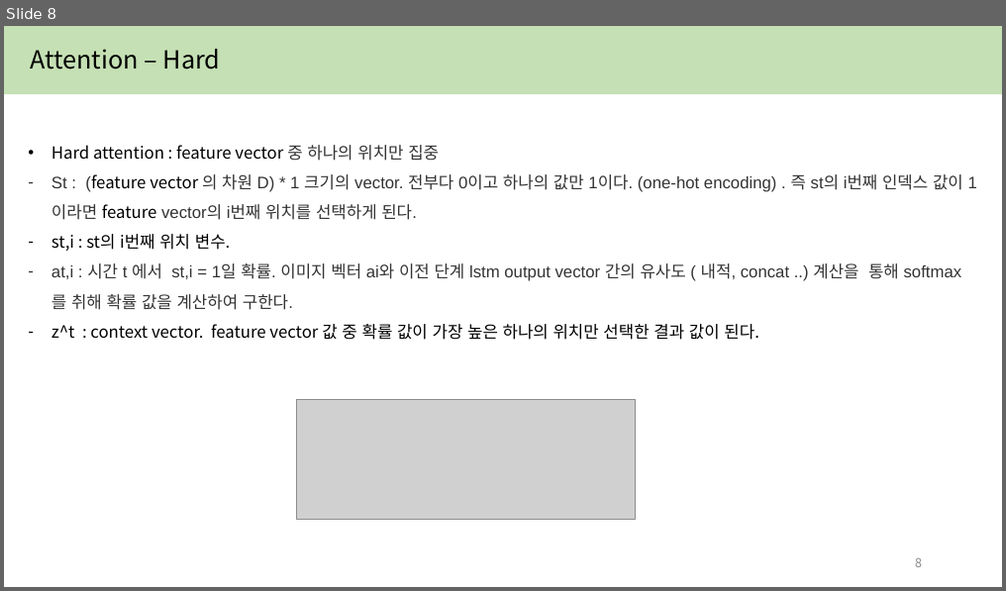
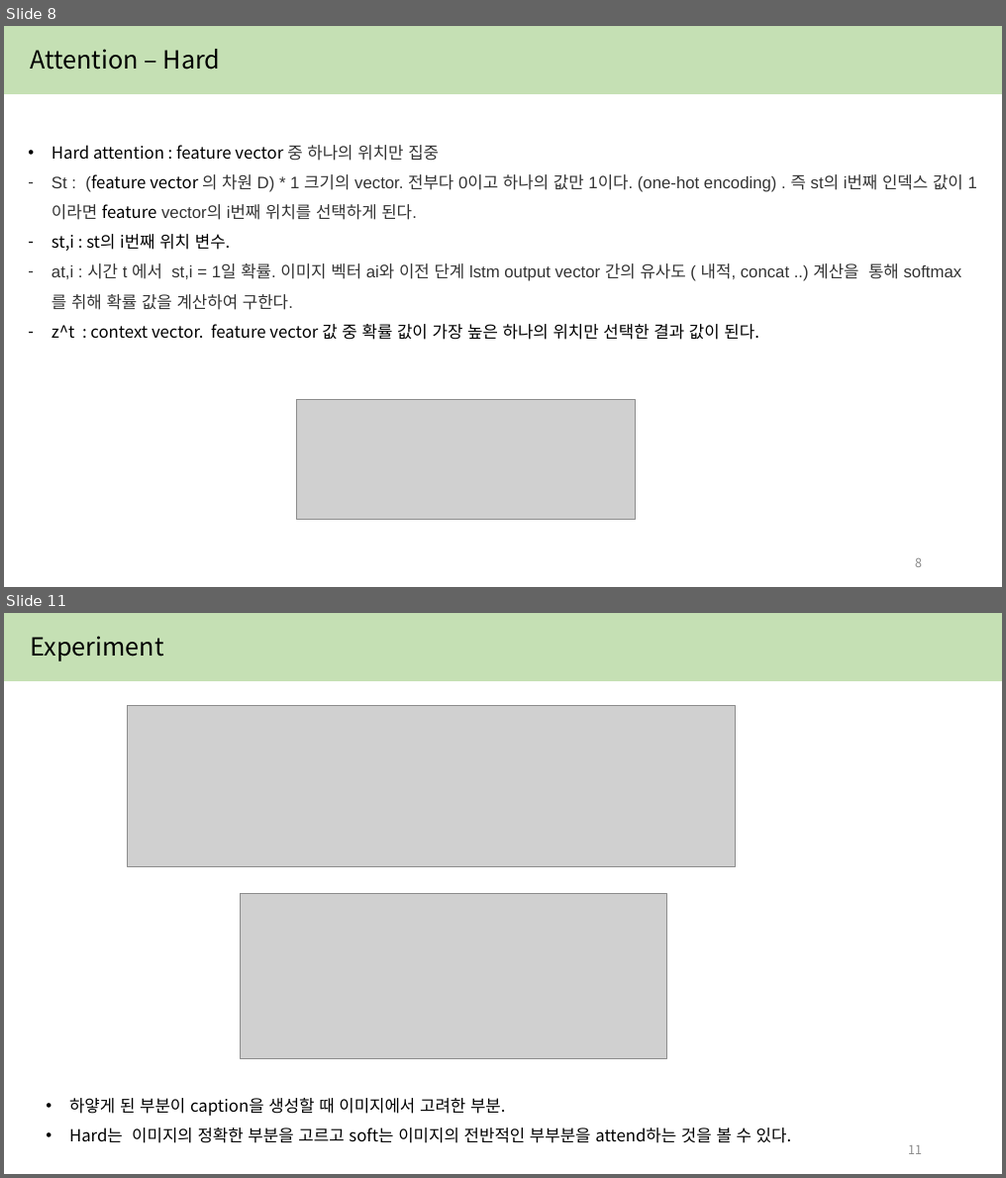
Before and after one commit to yejin087/study_image_caption, a slide deck: 4주차.pptx. Shown one above the other, each under a label of ours: slide 8 before the commit, slides 8 and 11 after it; the slides between them are not shown. The pictures are 1006x591 and 1006x1178 pixels, drawn with LibreOffice and Linux fonts; fonts in the diff are those of the drawing; grey boxes stand for pictures. Boxes give left, top, right and bottom in pixels: in the first picture for what was removed or moved away, otherwise in the second. Text is boxed around its words. In the diff, an @@ line names an element or a change of style, - is before the commit and + after.

```diff
--- a/4주차.pptx
+++ b/4주차.pptx
@@ slide 11 added at (4,613,1002,1174), background #FFFFFF @@
@@ rectangle added at (4,613,1002,680), fill #C5E0B4, outline #C5E0B4 1 pt @@
@@ text added at (31,636,164,662), 24 pt, text #000000 @@
+Experiment
@@ picture added at (128,705,736,866) @@
@@ picture added at (241,894,667,1059) @@
@@ text added at (69,1098,792,1144), 16 pt, text #000000 @@
+• 하얗게 된 부분이 caption을 생성할 때 이미지에서 고려한 부분.
+• Hard는 이미지의 정확한 부분을 고르고 soft는 이미지의 전반적인 부부분을 attend하는 것을 볼 수 있다.
@@ page number added at (908,1146,922,1155), 12 pt, text #8C8C8C @@
+11
```
Also in this commit, not shown: 6 slides changed, 2 other slides added, 8 other files.
